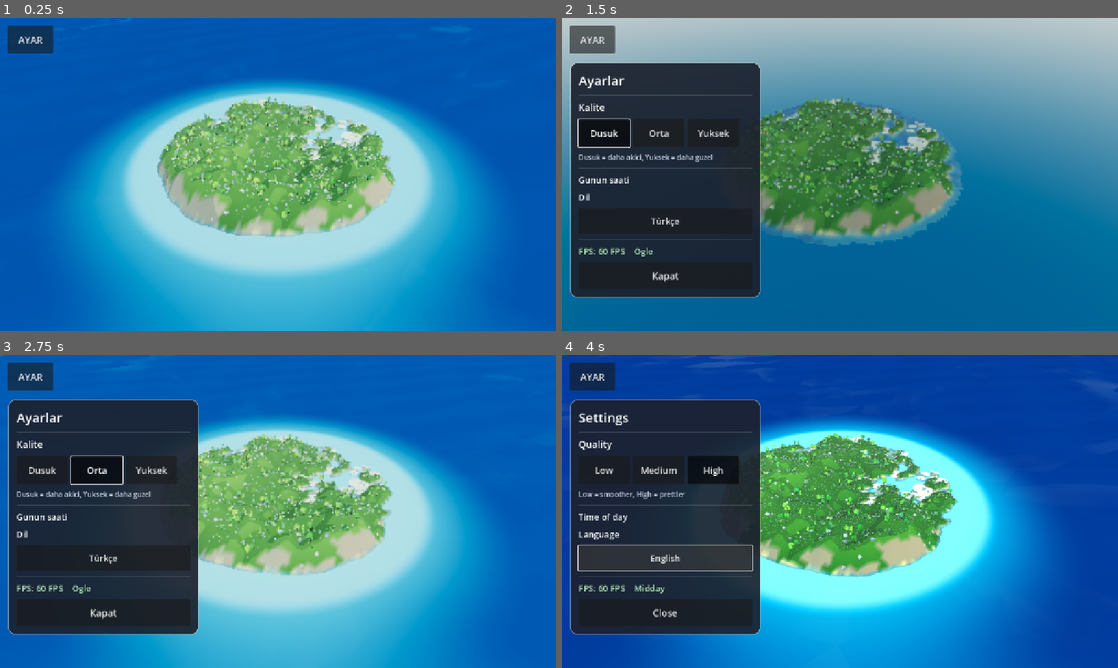
Above: before the commit, frames 1-4 (two rows, left to right).
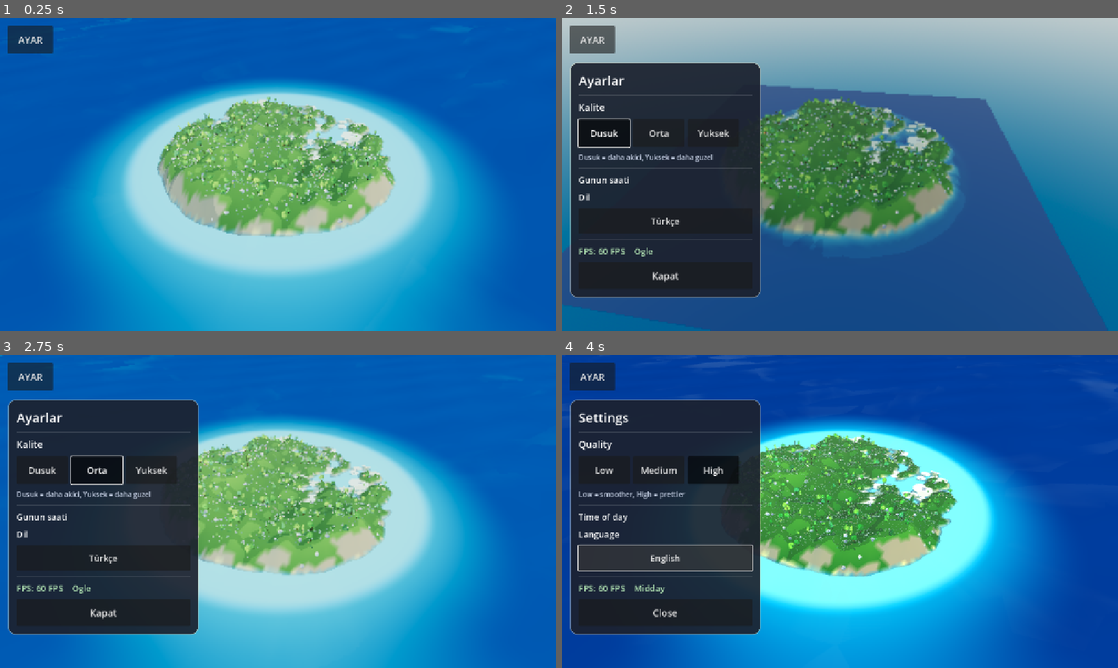
Above: after the commit, the same moments.

Repository: eraslan19j/game
Game: Godot game, scene res://scenes/world/world.tscn
Two runs of this game, one before a commit and one after it. Both use one fixed random seed, a clock stepped at 60 frames per second and the inputs below.
Inputs:
- Up to frame 1 (0.25 s): no input
- Up to frame 2 (1.5 s): click "AYAR" at 0.5 s; click "Dusuk" at 1.25 s
- Up to frame 3 (2.75 s): click "Orta" at 2 s
- Up to frame 4 (4 s): click "Yuksek" at 2.75 s; click "Türkçe" at 3.5 s

The runs differ from the first frame. In frame 1, less than 0.1% of the frame differs, in the area x 28-59%, y 32-70%; in frame 2, 21%, in the area x 0-98%, y 21-100%; in frame 3, less than 0.1%; in frame 4, less than 0.1%.

Commit message:
Deneme: arazi kesimi kapali, kare geri geliyor mu
Co-authored-by: arena-agent <297053741+arena-agent@users.noreply.github.com>

Diff:
--- a/scripts/world/terrain.gd
+++ b/scripts/world/terrain.gd
@@ -156,8 +156,8 @@
 			var h: float = heights[idx]
 			# Denizin altindaki kisimlar su seviyesinin biraz altinda tutulur:
 			# kiyi hattinda testere disi olusmaz, ada da havada durmaz.
-			if h < -0.9:
-				h = -0.9
+			if h < -100.0:
+				h = -100.0  # gecici: kisitlama kapali (deneme)
 			verts[idx] = Vector3(x, h, z)
 
 			# Komsulardan egim -> normal (kenarlarda tek tarafli fark).
@@ -178,7 +178,7 @@
 	# su yuzeyiyle derinlik catismasi yasaniyor ve goruntude belirgin bir KARE
 	# olusuyordu. Sadece adanin kendisi cizilince boyle bir yuzey kalmiyor;
 	# su zaten her yeri kapliyor. Kiyi hatti da daha dogal gorunuyor.
-	const SEA_CULL: float = -2.6
+	const SEA_CULL: float = -100.0  # gecici: kesim kapali (deneme)
 	# Once hangi karelerin uretilecegine karar ver. Sonra kesim sinirindaki
 	# (deniz alti komsusu olan) kose noktalarini su seviyesine indir: boylece
 	# kiyi hatti duzgun bir cizgi olur, testere disi kalmaz.
